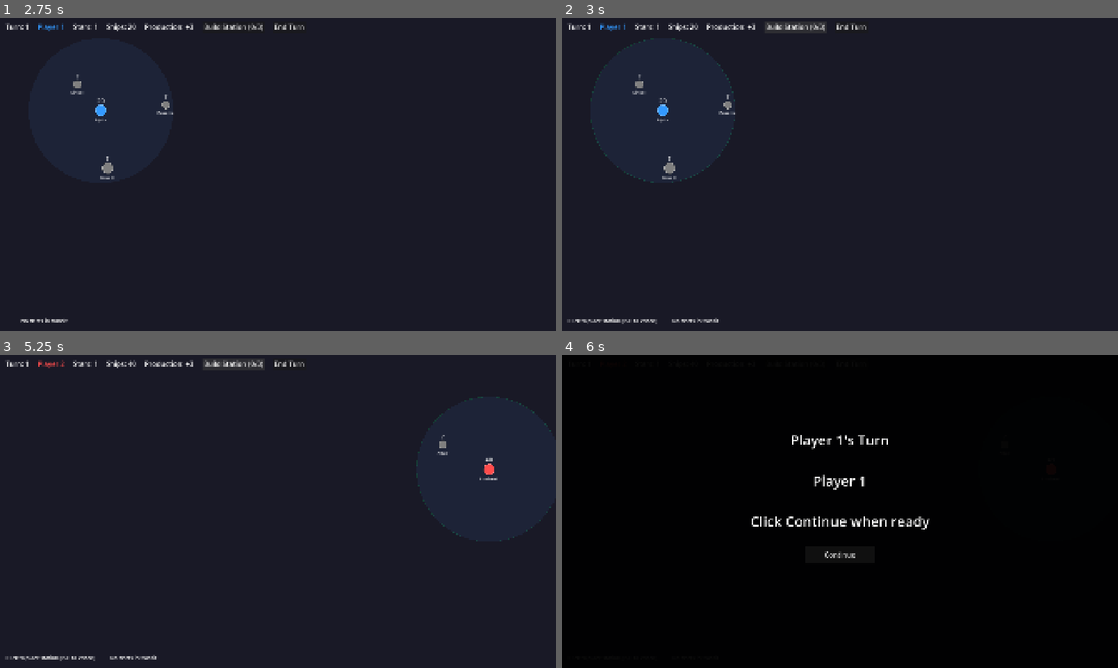
Above: before the commit, frames 1-4 (two rows, left to right).
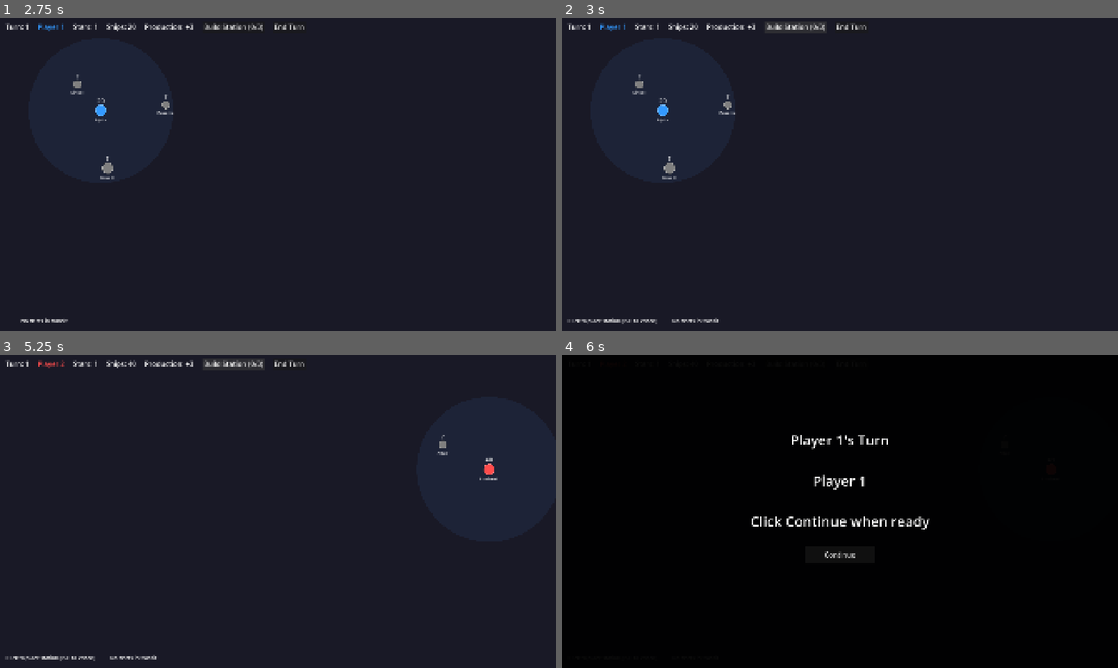
Above: after the commit, the same moments.

Repository: chrbayer/wrs
Game: Godot game, scene res://scenes/main.tscn
Two runs of this game, one before a commit and one after it. Both use one fixed random seed, a clock stepped at 60 frames per second and the inputs below.
Inputs:
- Up to frame 1 (2.75 s): click "Start Game" at 0.5 s; click "Build Station" at 1.25 s; click "Continue" at 2 s
- Up to frame 2 (3 s): click "Build Station (0/3)" at 2.75 s
- Up to frame 3 (5.25 s): click "End Turn" at 3.5 s; click "Continue" at 4.25 s; click "Build Station (0/3)" at 5 s
- Up to frame 4 (6 s): click "End Turn" at 5.75 s

Frame 1 is identical in both runs. In frame 2, 0.1% of the frame differs, in the area x 5-32%, y 6-53%; in frame 3, less than 0.1%; in frame 4, less than 0.1%.

Commit message:
Station scan balance: reduced star scan to 200px, enemy scan overlay, build mode UX
- Add STATION_PASSIVE_SCAN_RANGE (200px) for star-based station detection
  (stations keep full 250px scan range), creating 50px blind spots
- Replace green placement circles with red enemy scan zone overlay
  (texture-based, FoW-clipped, only visible enemies)
- Allow station placement anywhere in FoW visible area
- Reduce station edge margin to MIN_SYSTEM_DISTANCE/2 (60px)
- Toggle station build mode via button re-press

Co-Authored-By: Claude Opus 4.6 <noreply@anthropic.com>

Diff:
--- a/scripts/main.gd
+++ b/scripts/main.gd
@@ -115,6 +115,10 @@
 var visibility_texture: ImageTexture = null
 const VISIBILITY_COLOR = Color(0.3, 0.6, 1.0, 0.08)
 
+# Cached enemy scan zone texture (for station placement mode)
+var enemy_scan_texture: ImageTexture = null
+const ENEMY_SCAN_COLOR = Color(1.0, 0.2, 0.2, 0.10)
+
 # Shield lines (FUT-19)
 var shield_lines: Array = []           # [{system_a: int, system_b: int, owner_id: int}]
 var shield_activations: Array = []     # [{system_a: int, system_b: int, owner_id: int, progress: int}]
@@ -152,9 +156,9 @@
 		_draw_shield_lines()
 		_draw_stations()
 
-	# Draw placement zone when in station placement mode
-	if station_placement_mode:
-		_draw_station_placement_zones()
+	# Draw enemy scan zone overlay when in station placement mode
+	if station_placement_mode and enemy_scan_texture:
+		draw_texture(enemy_scan_texture, Vector2.ZERO)
 
 	if show_fleet_arrow and (_get_send_source_pos() != Vector2.ZERO) and (_get_send_target_pos() != Vector2.ZERO):
 		var start_pos = _get_send_source_pos()
@@ -582,6 +586,48 @@
 				img.set_pixel(x, y, VISIBILITY_COLOR)
 
 	visibility_texture = ImageTexture.create_from_image(img)
+
+	# Generate enemy scan zone texture (pixels in both FoW AND enemy scan range)
+	var scan_img = Image.create(int(viewport_size.x), int(viewport_size.y), false, Image.FORMAT_RGBA8)
+
+	# Collect enemy scan centers with their scan radii
+	var enemy_scans: Array = []  # [{pos: Vector2, radius_sq: float}]
+	var star_scan_sq = ShipTypes.STATION_PASSIVE_SCAN_RANGE * ShipTypes.STATION_PASSIVE_SCAN_RANGE
+	var station_scan_sq = radius_sq  # MAX_SYSTEM_DISTANCE squared
+	for sys in systems:
+		if sys.owner_id != current_player and sys.owner_id >= 0:
+			# Only include visible enemy stars (within own FoW)
+			var sys_visible = false
+			for center in scan_centers:
+				if sys.global_position.distance_squared_to(center) <= radius_sq:
+					sys_visible = true
+					break
+			if sys_visible:
+				enemy_scans.append({"pos": sys.global_position, "radius_sq": star_scan_sq})
+	for station in stations:
+		if station["owner_id"] != current_player and station["owner_id"] >= 0:
+			if _is_station_visible_to(station, current_player):
+				enemy_scans.append({"pos": station["position"], "radius_sq": station_scan_sq})
+
+	if enemy_scans.size() > 0:
+		for x in range(scan_img.get_width()):
+			for y in range(scan_img.get_height()):
+				var pos = Vector2(x, y)
+				# Must be in own FoW visible area
+				var in_fow = false
+				for center in scan_centers:
+					if pos.distance_squared_to(center) <= radius_sq:
+						in_fow = true
+						break
+				if not in_fow:
+					continue
+				# Check if in any enemy scan range
+				for enemy in enemy_scans:
+					if pos.distance_squared_to(enemy["pos"]) <= enemy["radius_sq"]:
+						scan_img.set_pixel(x, y, ENEMY_SCAN_COLOR)
+						break
+
+	enemy_scan_texture = ImageTexture.create_from_image(scan_img)
 	queue_redraw()
 
 
@@ -2729,12 +2775,12 @@
 ## Check if a station is in scan range of a player (passive scan)
 func _is_station_in_scan_range(station: Dictionary, player_id: int) -> bool:
 	var station_pos = station["position"]
-	# Check distance to any owned system
+	# Check distance to any owned system (reduced scan range)
 	for system in systems:
 		if system.owner_id == player_id:
-			if station_pos.distance_to(system.global_position) <= UniverseGenerator.MAX_SYSTEM_DISTANCE:
+			if station_pos.distance_to(system.global_position) <= ShipTypes.STATION_PASSIVE_SCAN_RANGE:
 				return true
-	# Check distance to any owned operative station
+	# Check distance to any owned operative station (full visibility range)
 	for other in stations:
 		if other["owner_id"] == player_id and other["operative"] and other["id"] != station["id"]:
 			if station_pos.distance_to(other["position"]) <= UniverseGenerator.MAX_SYSTEM_DISTANCE:
@@ -2752,24 +2798,24 @@
 	for station in stations:
 		if pos.distance_to(station["position"]) < UniverseGenerator.MIN_SYSTEM_DISTANCE:
 			return false
-	# Check maximum distance — must be within range of own star OR own operative station
-	var in_range = false
+	# Must be within FoW visible area (own star or operative station within MAX_SYSTEM_DISTANCE)
+	var in_visible = false
 	for system in systems:
 		if system.owner_id == current_player:
 			if pos.distance_to(system.global_position) <= UniverseGenerator.MAX_SYSTEM_DISTANCE:
-				in_range = true
+				in_visible = true
 				break
-	if not in_range:
+	if not in_visible:
 		for station in stations:
 			if station["owner_id"] == current_player and station["operative"]:
 				if pos.distance_to(station["position"]) <= UniverseGenerator.MAX_SYSTEM_DISTANCE:
-					in_range = true
+					in_visible = true
 					break
-	if not in_range:
+	if not in_visible:
 		return false
-	# Check within map bounds
+	# Check within map bounds (half the star edge margin)
 	var viewport_size = get_viewport().get_visible_rect().size
-	var edge = UniverseGenerator.MAP_EDGE_MARGIN
+	var edge = UniverseGenerator.MIN_SYSTEM_DISTANCE / 2.0
 	if pos.x < edge or pos.x > viewport_size.x - edge:
 		return false
 	if pos.y < edge or pos.y > viewport_size.y - edge:
@@ -3066,6 +3112,12 @@
 ## Build Station button handler
 func _on_build_station_pressed() -> void:
 	if game_ended or transition_screen.visible:
+		return
+	# Toggle off if already in placement mode
+	if station_placement_mode:
+		station_placement_mode = false
+		system_info_label.text = ""
+		queue_redraw()
 		return
 	if _count_player_stations(current_player) >= ShipTypes.MAX_STATIONS_PER_PLAYER:
 		system_info_label.text = "Maximum stations reached (%d/%d)" % [
@@ -3631,28 +3683,6 @@
 				station["bomber_count"] = result["remaining_bombers"]
 
 
-## Draw station placement zones (valid/invalid areas)
-func _draw_station_placement_zones() -> void:
-	# Draw range circles around owned systems
-	for system in systems:
-		if system.owner_id == current_player:
-			_draw_placement_circle(system.global_position)
-	# Draw range circles around own operative stations
-	for station in stations:
-		if station["owner_id"] == current_player and station["operative"]:
-			_draw_placement_circle(station["position"])
-
-
-func _draw_placement_circle(center: Vector2) -> void:
-	var radius = UniverseGenerator.MAX_SYSTEM_DISTANCE
-	var segments = 48
-	var color = Color(0.0, 1.0, 0.5, 0.15)
-	var points = PackedVector2Array()
-	for i in range(segments + 1):
-		var angle = float(i) / float(segments) * TAU
-		points.append(center + Vector2(cos(angle), sin(angle)) * radius)
-	if points.size() > 1:
-		draw_polyline(points, color, 1.5)
 
 
 func _on_restart_pressed() -> void:
--- a/scripts/ship_types.gd
+++ b/scripts/ship_types.gd
@@ -66,6 +66,7 @@
 const MAX_STATIONS_PER_PLAYER: int = 3   # Max stations (including under construction)
 const STATION_MAX_BATTERIES: int = 2     # Max batteries per station
 const STATION_BATTERY_PER_ROUND: int = 4 # FÄ consumed per battery build round
+const STATION_PASSIVE_SCAN_RANGE: float = 200.0   # Star passive scan range for detecting stations (px)
 const STATION_FLEET_SCAN_MAX: float = 60.0       # Max fleet scan range (px)
 const STATION_FLEET_SCAN_THRESHOLD: int = 5      # Fleets <= this have no scan
 const STATION_FLEET_SCAN_PER_SHIP: float = 3.0   # Scan range per ship above threshold
Not shown, changed: BALANCE-ANALYSE.md
Not shown, changed: FUT-19-20-PLANUNG.md
Not shown, changed: REQUIREMENTS.md
